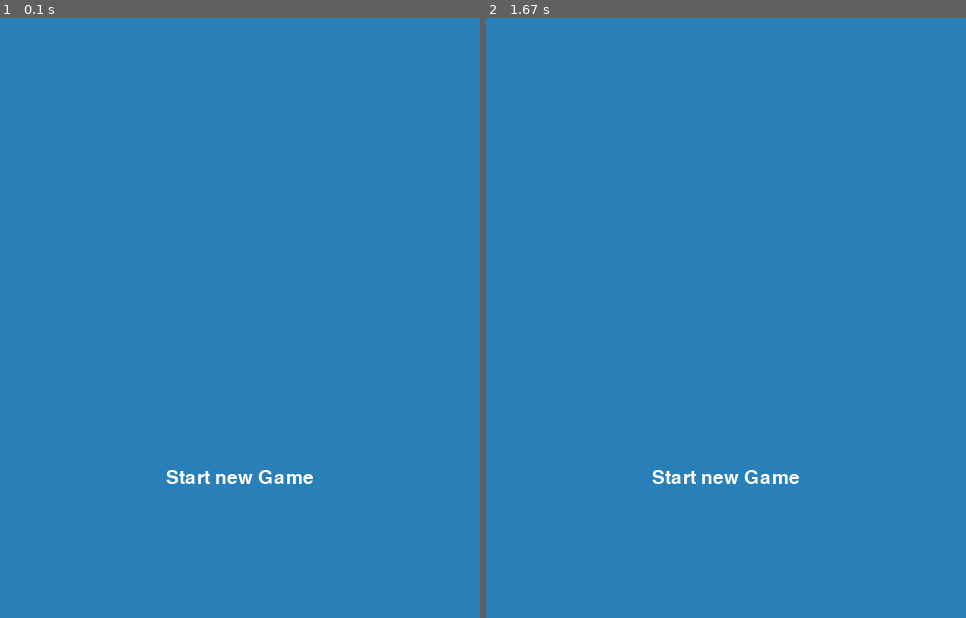
Above: before the commit, frames 1-2 (left to right).
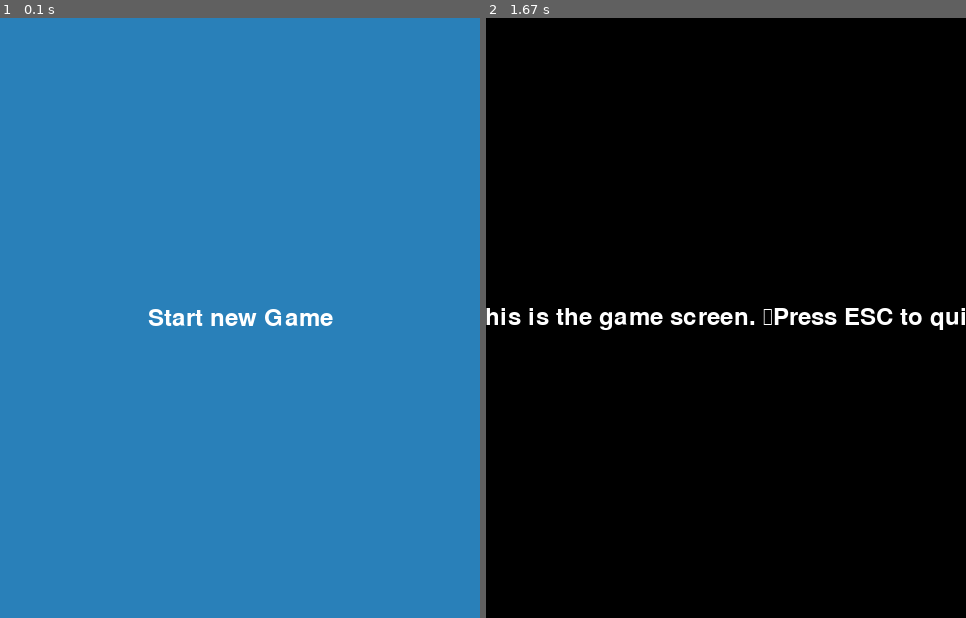
Above: after the commit, the same moments.

Repository: akeyi2018/py-game
Game: pygame game, started from main_rpg.py
The game is run twice, just before and just after one commit, with the same random seed, the same clock (stepped at 60 frames per second) and the same inputs.
Inputs (mouse positions are in pixels of both pictures, inside the frame that each line leads up to):
- Up to frame 1 (0.1 s): no input
- Up to frame 2 (1.67 s): click (726, 318) at 0.38 s; tap Enter at 0.67 s

The runs differ from the first frame. In frame 1, 0.9% of the frame differs, in the area x 30-70%, y 48-78%; in frame 2, 100%, in the area x 0-100%, y 0-100%.

Commit message:
音楽再生不具合修正

Diff:
--- a/main_rpg.py
+++ b/main_rpg.py
@@ -12,25 +12,56 @@
         self.clock = pg.time.Clock()
         self.running = True
         self.util = Utils()
+        self.current_screen = "intro"  # 現在の画面状態を管理
 
     def intro_screen(self):
         self.screen.fill(BGCOLOR)
-        self.util.play_background_music_main_scene()
-        self.util.draw_text("Start new Game", 28,
-                             MOJICOLOR, WIDTH / 2, HEIGHT * 3 / 4, self.screen)
+
+        # self.util.draw_text("Start new Game", 28,
+        #                      MOJICOLOR, WIDTH / 2, HEIGHT * 3 / 4, self.screen)
+
+        font = pg.font.Font(None, 36)
+        text = font.render("Start new Game", True, MOJICOLOR)
+        text_rect = text.get_rect(center=(WIDTH // 2, HEIGHT // 2))
+        self.screen.blit(text, text_rect)
         pg.display.flip()
-        self.util.wait_event()
+        # self.util.wait_event()
+        # self.util.stop_background_music_main_scene()
 
+    def main_game_screen(self):
+        # ゲーム本体画面 (ここでは単に背景色を変更)
+        self.screen.fill((0, 0, 0))
+        font = pg.font.Font(None, 36)
+        text = font.render("This is the game screen. \nPress ESC to quit.", True, (255, 255, 255))
+        text_rect = text.get_rect(center=(WIDTH // 2, HEIGHT // 2))
+        self.screen.blit(text, text_rect)
+        pg.display.flip()
 
     def run(self):
         # 描画更新
         self.intro_screen()
+        if self.current_screen == "intro":
+            self.util.play_background_music_main_scene()  # 音楽再生を一度だけ呼び出し
         while self.running:
             # イベント処理
             for event in pg.event.get():
                 if event.type == pg.QUIT:
                     self.running = False
+                elif event.type == pg.MOUSEBUTTONDOWN and self.current_screen == 'intro':
+                    self.current_screen = "game"
+                    self.util.stop_background_music_main_scene()
+                    self.util.play_sort_sound()
+                elif event.type == pg.KEYDOWN and self.current_screen == "game":
+                    if event.key == pg.K_ESCAPE:
+                        self.running = False
 
+            # 画面更新
+            if self.current_screen == "intro":
+                self.intro_screen()
+            elif self.current_screen == "game":
+                # self.util.stop_background_music_main_scene()
+                # ここで別の音楽を鳴らしたい
+                self.main_game_screen()
 
             self.clock.tick(60)
 
--- a/py_sprites.py
+++ b/py_sprites.py
@@ -122,16 +122,7 @@
         sprite.set_colorkey(BLACK)
         return sprite
 
-class Backmusic:
-    def __init__(self, file):
-        self.music = pygame.mixer.music.load(file)
 
-    def play(self):
-        pygame.mixer.music.set_volume(0.5)
-        pygame.mixer.music.play(-1)
-
-    def stop(self):
-        pygame.mixer.music.stop()
 
 class Ground(pygame.sprite.Sprite):
     def __init__(self, game, x, y):
--- a/util.py
+++ b/util.py
@@ -8,6 +8,10 @@
     def play(self):
         pg.mixer.music.set_volume(0.5)
         pg.mixer.music.play(-1)
+
+    def play_one(self):
+        pg.mixer.music.set_volume(0.5)
+        pg.mixer.music.play()
 
     def stop(self):
         pg.mixer.music.stop()
@@ -36,7 +40,9 @@
                 if event.type == pg.QUIT:
                     self.waiting = False
                 if event.type == pg.MOUSEBUTTONDOWN:
-                    self.waiting = False
+                    self.play_sort_sound()
+                    self.waiting = True
+
 
     def play_background_music_main_scene(self):
         self.main_background_music = Backmusic('./music/y004.mp3')
@@ -44,3 +50,13 @@
            self.main_background_music.play()
         except Exception as e:
             print(f"音楽ファイルの読み込みに失敗しました: {e}")
+
+    def stop_background_music_main_scene(self):
+        self.main_background_music.stop()
+
+    def play_sort_sound(self):
+        self.main_background_music = Backmusic('./music/sort_snd.mp3')
+        try:
+           self.main_background_music.play_one()
+        except Exception as e:
+            print(f"音楽ファイルの読み込みに失敗しました: {e}")
